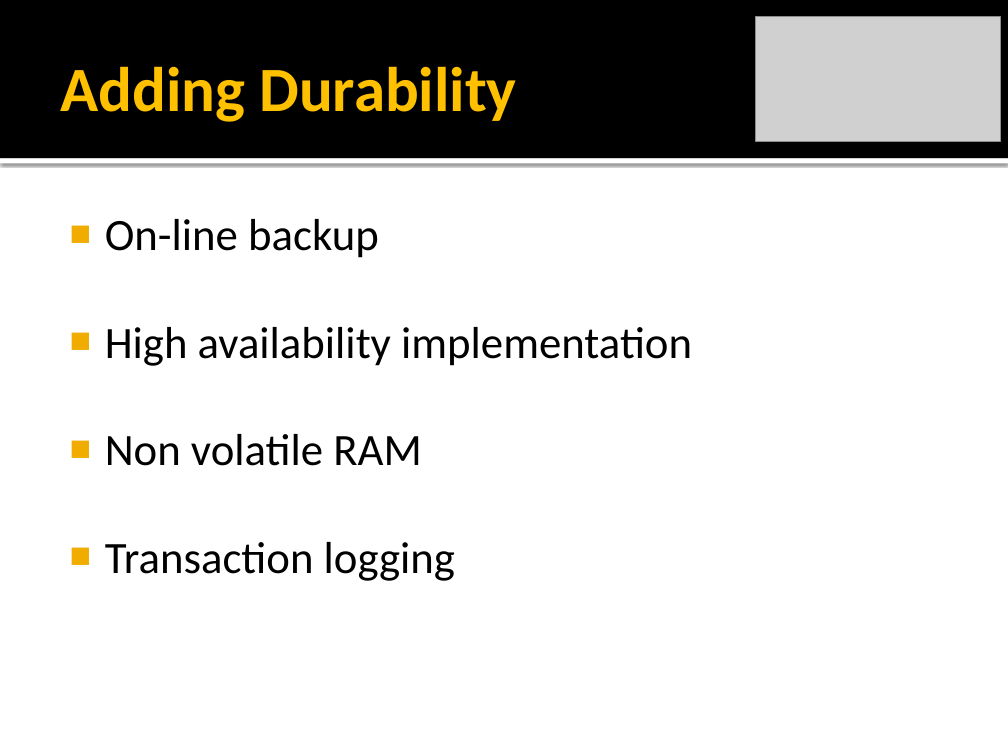
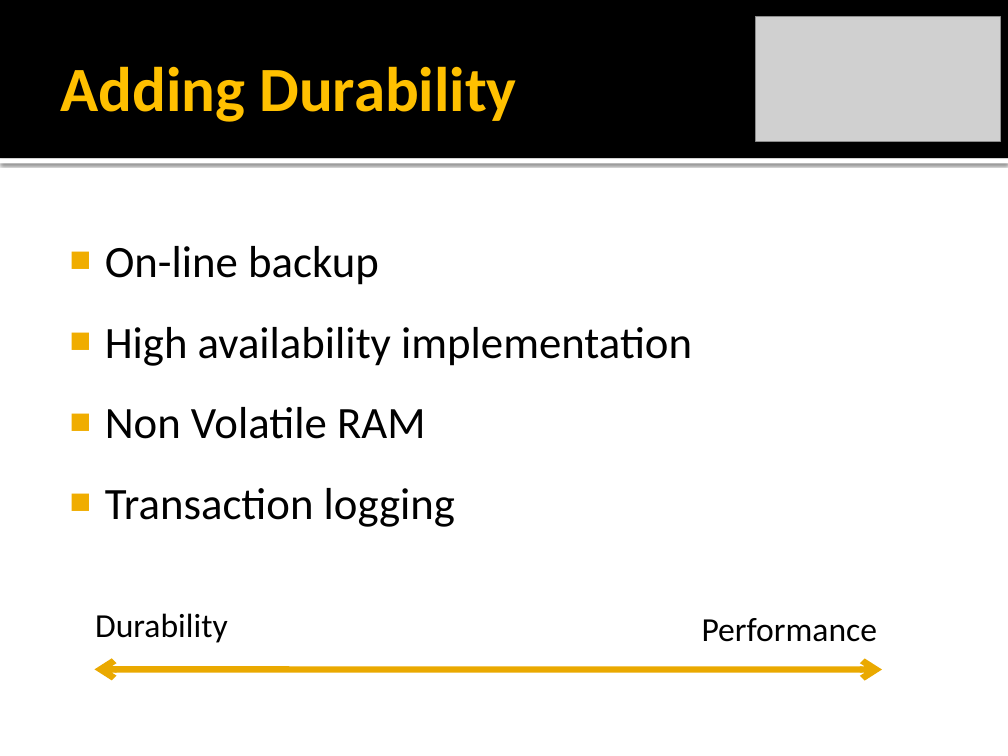
Before and after one commit to rickilama54/portable-db-bench, a slide deck: slide 6 of tesi/presentazione/Barbagallo-IMDB.pptx. Drawn at 1008x756 pixels with LibreOffice and Linux fonts; fonts in the diff are those of the drawing; grey boxes stand for pictures. Boxes give left, top, right and bottom in pixels: in the first picture for what was removed or moved away, otherwise in the second. Text is boxed around its words. In the diff, an @@ line names an element or a change of style, - is before the commit and + after.

Commit message:
backup presentation

```diff
--- a/tesi/presentazione/Barbagallo-IMDB.pptx
+++ b/tesi/presentazione/Barbagallo-IMDB.pptx
@@ text at box(105, 246, 692, 527): line spacing 1 to 1.5 @@
@@ text at box(105, 407, 425, 439): text changed @@
-■ Non volatile RAM
+■ Non Volatile RAM
@@ text added at box(95, 613, 228, 643), 24 pt, text #000000 @@
+Durability
@@ text added at box(702, 618, 878, 642), 24 pt, text #000000 @@
+Performance
@@ double arrow added from (95, 669) to (882, 669), #EBA900 4.5 pt @@
```
Also in this commit, not shown: 6 other slides changed, 1 slide added.
